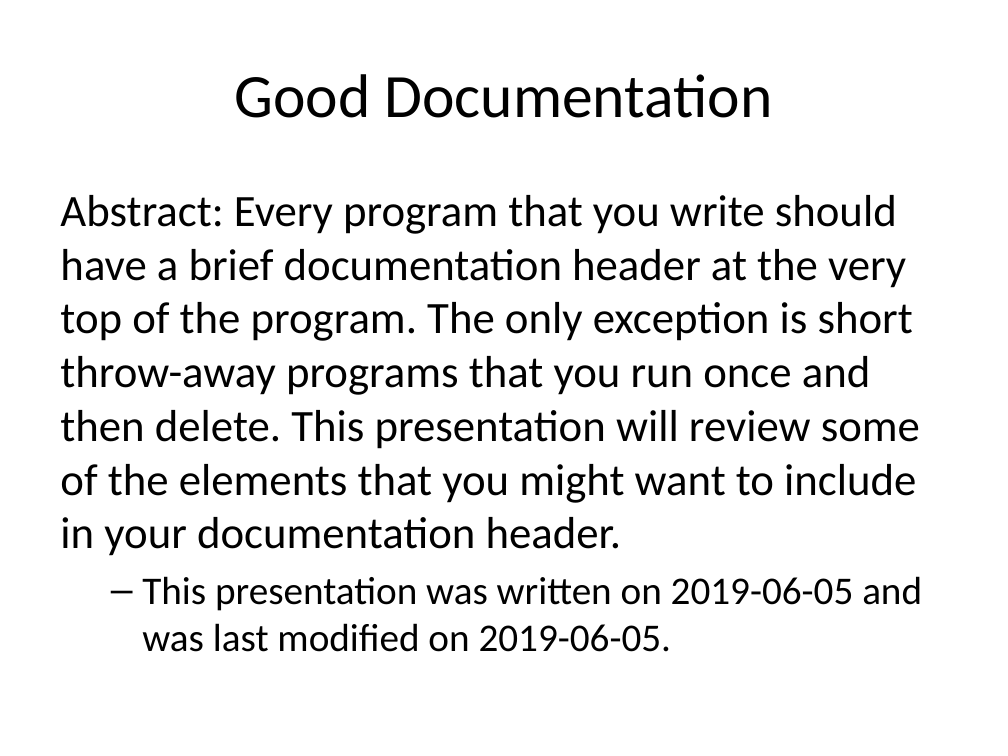
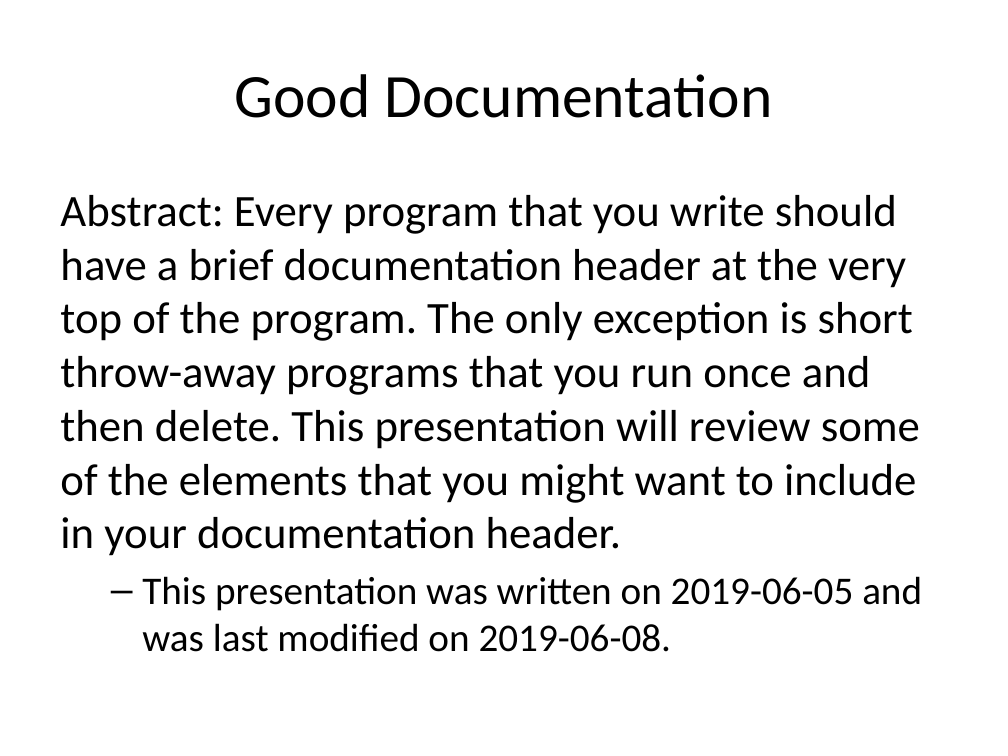
Before and after one commit to pmean/introduction-to-SAS, a slide deck: slide 2 of part0/src/good-documentation.pptx. Drawn at 1008x756 pixels with LibreOffice and Linux fonts; fonts in the diff are those of the drawing. Boxes give left, top, right and bottom in pixels: in the first picture for what was removed or moved away, otherwise in the second. Text is boxed around its words. In the diff, an @@ line names an element or a change of style, - is before the commit and + after.

Commit message:
Continuing work on good-documentation

```diff
--- a/part0/src/good-documentation.pptx
+++ b/part0/src/good-documentation.pptx
@@ text at box(142, 576, 922, 652): text changed @@
-  – This presentation was written on 2019-06-05 and was last modified on 2019-06-05.
+  – This presentation was written on 2019-06-05 and was last modified on 2019-06-08.
```
Also in this commit, not shown: 2 other slides changed, 13 slides added, 3 other files.
